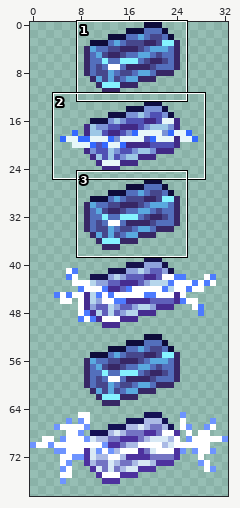
Sprite sheet -- Items/Others/Crafting/BurnshockBar.png. The first picture is a wide view before the edit; the outline marks the close-up.
Close-up. Before the edit:
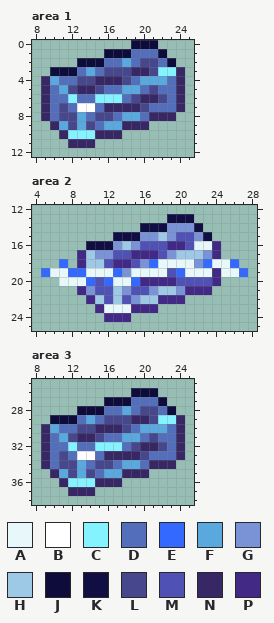
The file is 66x158 pixels, drawn in blocks of 2x2; one block is one cell here. Colours within 5 levels of each other are drawn and written as one. Shown: area 1: x 8..25, y 0..12; area 2: x 4..28, y 12..25; area 3: x 8..25, y 25..38. The commit also changed other parts of the picture, which this record leaves out.
Palette (. is transparent): A #e8f7f9  B #ffffff  C #85f3ff  D #536fbc  E #3469ff  F #59a9df  G #7a92d6  H #9dc8e6  J #0e0c3a  K #100e42  L #46478c  M #5051b4  N #372765  P #412985
Pixels before, area 1, first column x 9:
 0 ..........JJJ...
 1 .......JJJDDDJ..
 2 ....JJJDDFDLLDJ.
 3 .JJJDFDLLLNNLCCN
 4 NFDDLLNNNLDFFFDN
 5 NDFLNNLDDFFDLDDN
 6 NDDCDDCCCDLNNLDN
 7 NDLDBBDNNNNLDDDN
 8 NDLLFDLLDFFDNNN.
 9 .NFLFLDFFNNN....
10 ..NCCCNNN.......
11 ...NNN..........
Pixels before, area 2, first column x 5:
13 ..............KKK......
14 ...........KKKGGGK.....
15 ........KKKGGHGMMGK....
16 .....KKKGHGMMMPPMAAP...
17 ....PHGGMMPPPMGHHHGP...
18 ..E.PHHMPPMGEAAAAGEAAE.
19 EAAEEAAAEGAAAAMEAAAPAAE
20 ..AAAEMEAAEPPPPMMMMP...
21 ....PGMMHGMMGHHGPPP....
22 .....PHMHMGHHPPP.......
23 ......PAAAPPP..........
24 .......PPP.............
Pixels before, area 3, first column x 9:
26 ..........JJJ...
27 .......JJJDDDJ..
28 ....JJJDDFDLLDJ.
29 .JJJDFDLLLNNLCCN
30 NFDDLLNNNLDFFFDN
31 NDFLNNLDDFFDLDDN
32 NDDCDDCCCDLNNLDN
33 NDLDBBDNNNNLDDDN
34 NDLLFDLLDFFDNNN.
35 .NFLFLDFFNNN....
36 ..NCCCNNN.......
37 ...NNN..........
New version:
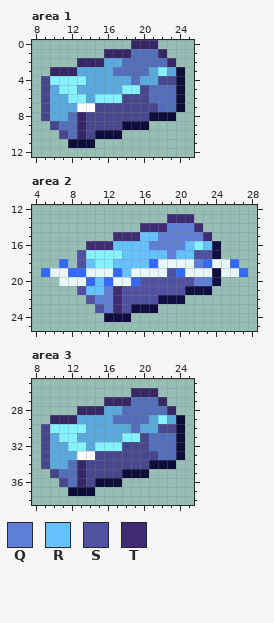
Colours new in this view: Q #5f7fd6  R #66c1ff  S #5051a0  T #3f2c73
The edit:
Changed rows in their new state; - is an unchanged pixel.
Area 1:
first column x 9:
 0 ----------NNN---
 1 -------NNN---N--
 2 ----NNNFFD-DD-N-
 3 -NNNF-FFDDDDF-FJ
 4 LCCCCFFFFF---LLJ
 5 LFCCFFFFFCCLD--J
 6 LFF-CF---L-LDD-J
 7 LFFF--LLLLL-L--J
 8 LFFDNL--LLLLJJJ-
 9 -LDDN-LLLJJJ----
10 --LDNLJJJ-------
11 ---JJJ----------
Area 2:
first column x 9:
13 ----------TTT---
14 -------TTTQQQT--
15 ----TTTRRQQQQQT-
16 -TTTRRRRQQQQRCRK
17 SCCCCRRRRRQRRSSK
18 SRCCRRRR-----Q--
19 -----R----S----K
20 --R----SSSSSSQQK
21 SRRQTSSSSSSSKKK-
22 -SQQTSSSSKKK----
23 --SQTSKKK-------
24 ---KKK----------
Area 3:
first column x 9:
26 ----------NNN---
27 -------NNN---N--
28 ----NNNFFD-DD-N-
29 -NNNF-FFDDDDF-FJ
30 LCCCCFFFFF---LLJ
31 LFCCFFFFFCCLD--J
32 LFF-CF---L-LDD-J
33 LFFF--LLLLL-L--J
34 LFFDNL--LLLLJJJ-
35 -LDDN-LLLJJJ----
36 --LDNLJJJ-------
37 ---JJJ----------
Boxes around the changes in both close-ups, in picture pixels (x1, y1, x2, y2):
changed: (41, 40, 185, 148)
changed: (77, 214, 221, 322)
changed: (41, 388, 185, 496)
